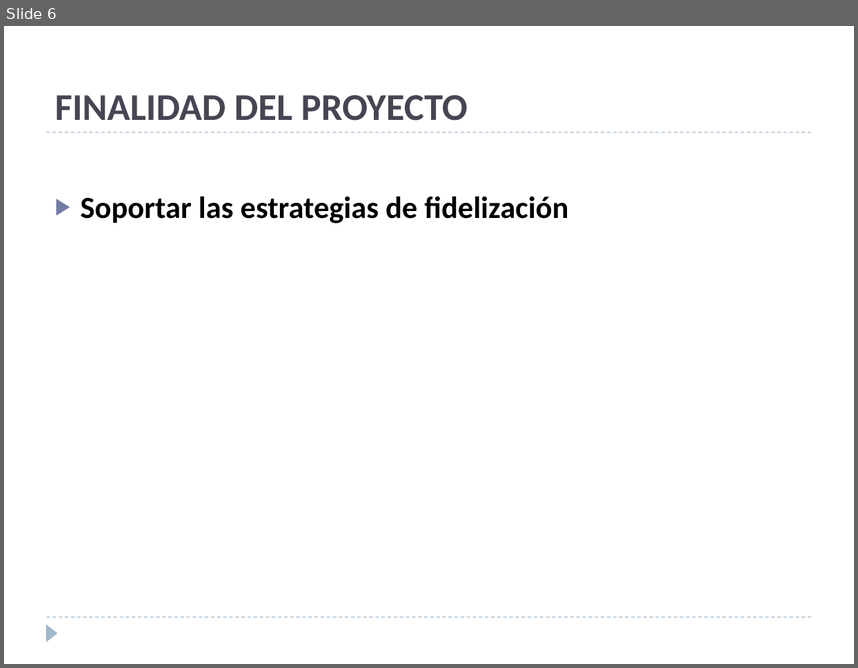
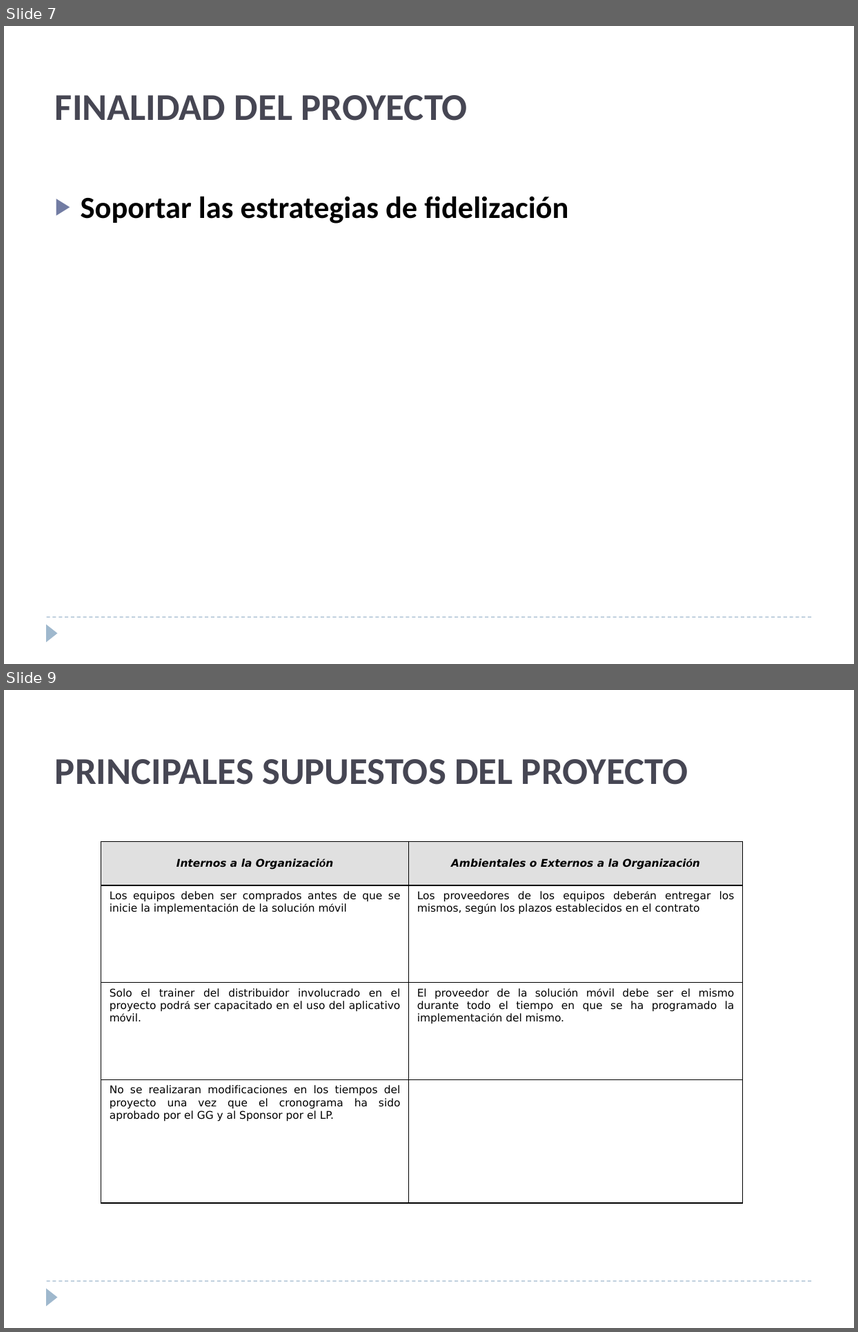
Before and after one commit to ebenites/gpy031, a slide deck: Sesion 10/presentacion.pptx. Shown one above the other, each under a label of ours: slide 6 before the commit, slides 7 and 9 after it; the slides between them are not shown. The pictures are 858x668 and 858x1332 pixels, drawn with LibreOffice and Linux fonts; fonts in the diff are those of the drawing. Boxes give left, top, right and bottom in pixels: in the first picture for what was removed or moved away, otherwise in the second. Text is boxed around its words. In the diff, an @@ line names an element or a change of style, - is before the commit and + after.

```diff
--- a/Sesion 10/presentacion.pptx
+++ b/Sesion 10/presentacion.pptx
@@ slide 9 added at (x1=4, y1=690, x2=854, y2=1328), background #FFFFFF; not listed: 2 template elements that a slide beside it also shows @@
@@ title added at (x1=55, y1=759, x2=688, y2=785), 32 pt, text #464653, bold @@
+PRINCIPALES SUPUESTOS DEL PROYECTO
@@ table added at (x1=101, y1=841, x2=743, y2=1203), 4 rows, 2 columns @@
+Internos a la Organización | Ambientales o Externos a la Organización
+Los equipos deben ser comprados antes de que se inicie la implementación de la solución móvil | Los proveedores de los equipos deberán entregar los mismos, según los plazos establecidos en el contrato
+Solo el trainer del distribuidor involucrado en el proyecto podrá ser capacitado en el uso del aplicativo móvil. | El proveedor de la solución móvil debe ser el mismo durante todo el tiempo en que se ha programado la implementación del mismo.
+No se realizaran modificaciones en los tiempos del proyecto una vez que el cronograma ha sido aprobado por el GG y al Sponsor por el LP. | 
@@ what was slide 6 is now slide 7 @@
@@ slide 7 changed as well @@
@@ line removed from (47, 132) to (811, 132) @@
```
Also in this commit, not shown: 8 other slides changed, 12 other slides added.
